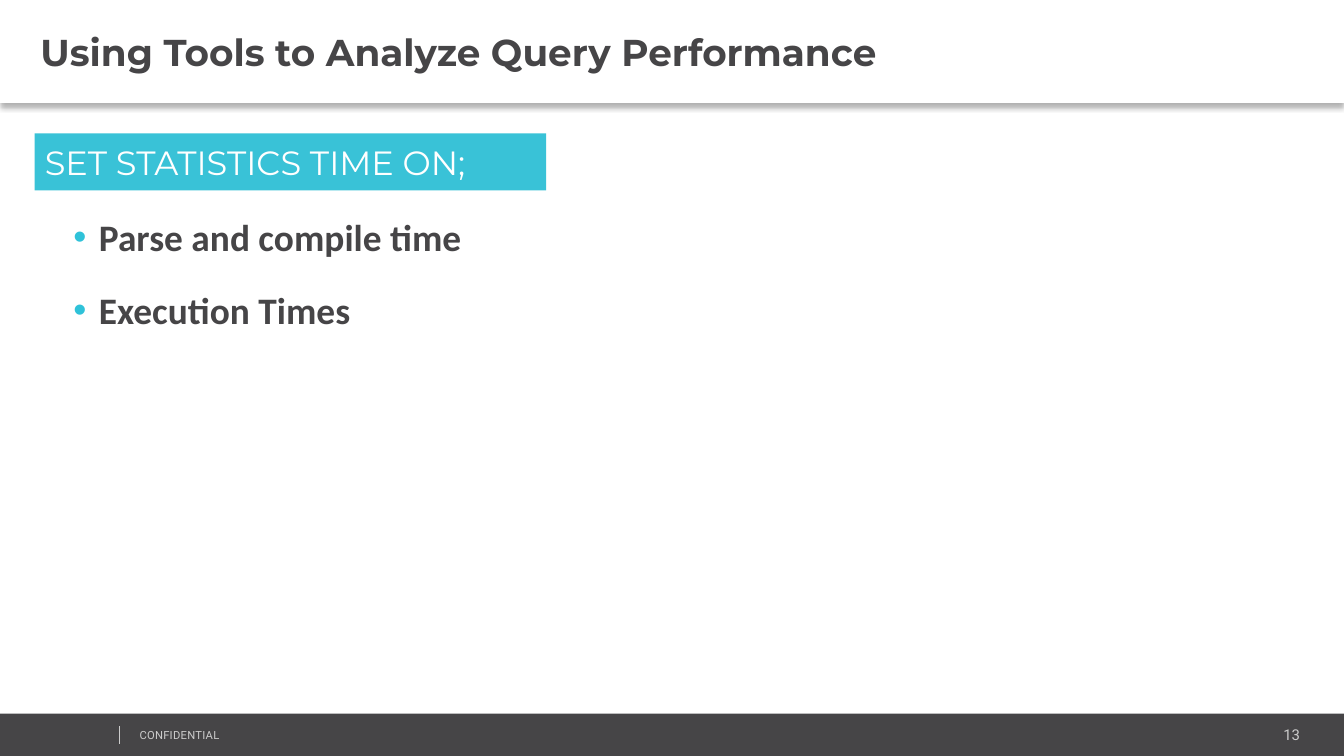
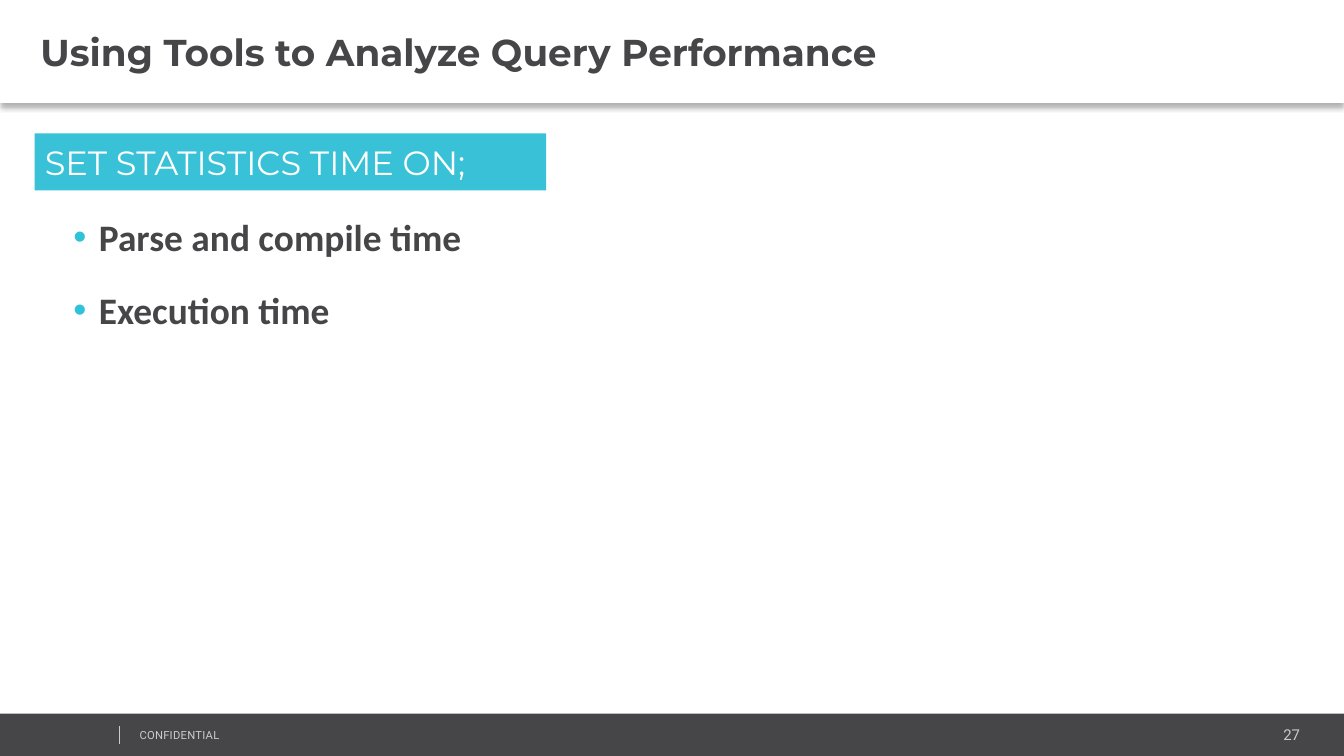
Before and after one commit to AndreyQC/MSBI.Lab, a slide deck: slide 27 of MSBI.Lecture.11/MSBI.Dev.S19E11.pptx (slide 13 before the commit). Drawn at 1344x756 pixels with LibreOffice and Linux fonts; fonts in the diff are those of the drawing; background and template pictures are left out. Boxes give left, top, right and bottom in pixels: in the first picture for what was removed or moved away, otherwise in the second. Text is boxed around its words. In the diff, an @@ line names an element or a change of style, - is before the commit and + after.

```diff
--- a/MSBI.Lecture.11/MSBI.Dev.S19E11.pptx
+++ b/MSBI.Lecture.11/MSBI.Dev.S19E11.pptx
@@ text at [99, 298, 329, 325]: text changed @@
-    • Execution Times
+    • Execution time
@@ page number at [1283, 729, 1300, 740]: text changed @@
-13
+27
```
Also in this commit, not shown: 7 other slides changed, 5 slides added, 6 slides removed, 22 other files.
